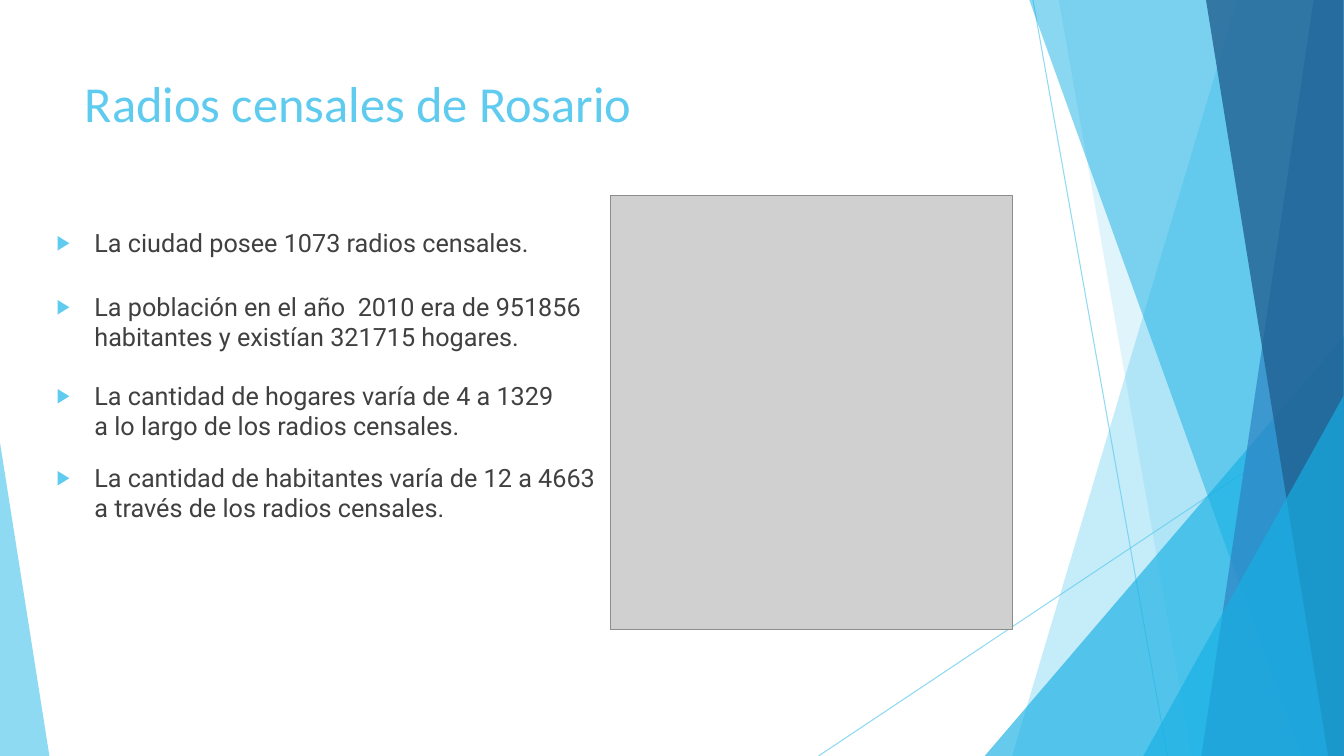
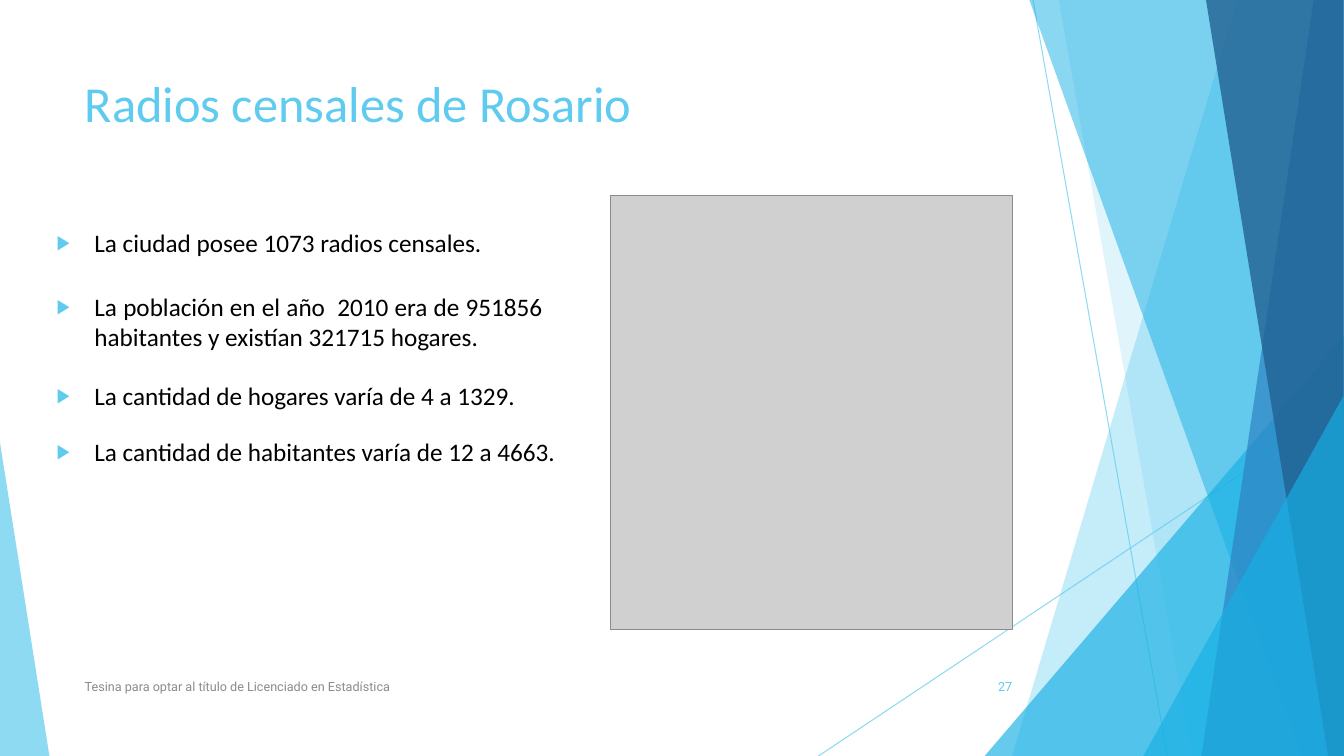
Before and after one commit to Seferra18/Tesina, a slide deck: slide 27 of ppt.pptx (slide 25 before the commit). Drawn at 1344x756 pixels with LibreOffice and Linux fonts; fonts in the diff are those of the drawing; grey boxes stand for pictures. Boxes give left, top, right and bottom in pixels: in the first picture for what was removed or moved away, otherwise in the second. Text is boxed around its words. In the diff, an @@ line names an element or a change of style, - is before the commit and + after.

Commit message:
Para compartir

```diff
--- a/ppt.pptx
+++ b/ppt.pptx
@@ text "La ciudad posee 1073 radios ..." at (94, 234, 481, 256): font Roboto to Calibri, text colour #404040 to #000000 @@
@@ text "La población en el año ..." at (94, 298, 543, 351): font Roboto to Calibri, text colour #404040 to #000000; alignment left to justified @@
@@ text at (94, 387, 514, 410): text changed; font Roboto to Calibri; text colour #404040 to #000000 @@
-▶ La cantidad de hogares varía de 4 a 1329 a lo largo de los radios censales.
+▶ La cantidad de hogares varía de 4 a 1329.
@@ text at (94, 443, 554, 462): text changed; font Roboto to Calibri; text colour #404040 to #000000 @@
-▶ La cantidad de habitantes varía de 12 a 4663 a través de los radios censales.
+▶ La cantidad de habitantes varía de 12 a 4663.
@@ text added at (85, 681, 390, 694), 9 pt, text #8C8C8C @@
+Tesina para optar al título de Licenciado en Estadística
@@ page number added at (998, 682, 1012, 691), 9 pt, text #5FCBEF @@
+27
```
Also in this commit, not shown: 24 other slides changed, 18 slides added, 7 slides removed.
